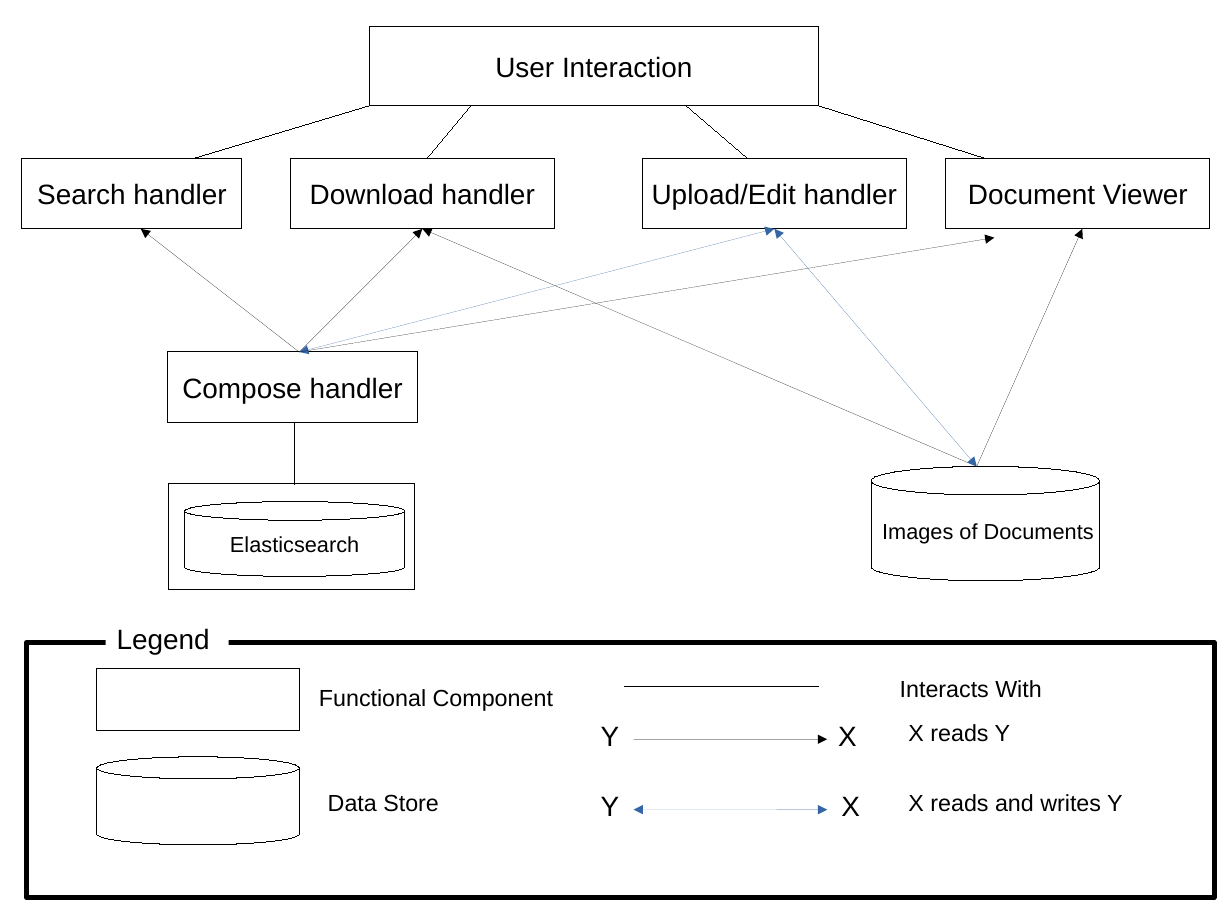
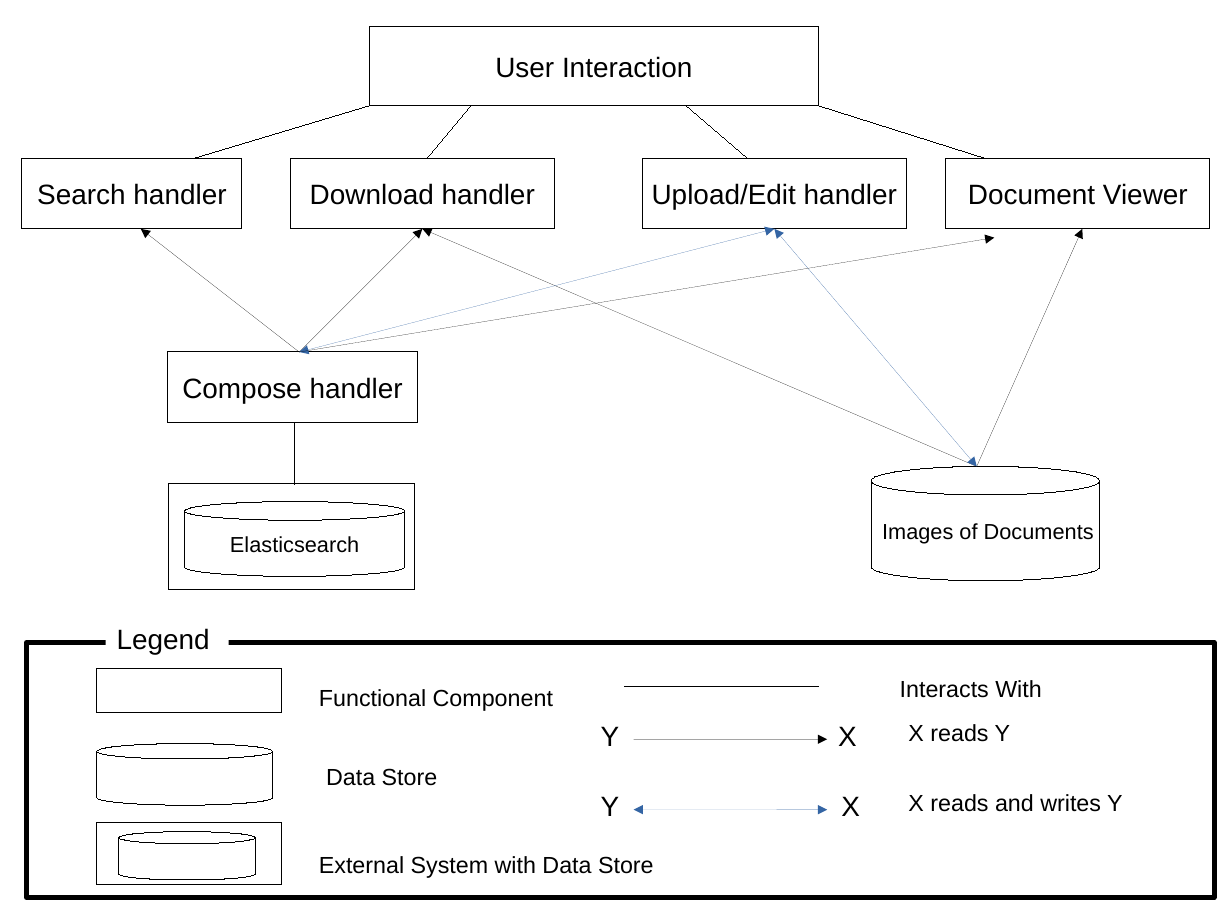
Before and after one commit to rst0git/LACR-Demo, a slide deck: slide 1 of coursework/Diagrams/Architectural-Diagrams/Architectual-Diagram-rst0git.odp. Drawn at 1232x924 pixels with LibreOffice and Linux fonts; fonts in the diff are those of the drawing. Boxes give left, top, right and bottom in pixels: in the first picture for what was removed or moved away, otherwise in the second. Text is boxed around its words. In the diff, an @@ line names an element or a change of style, - is before the commit and + after.

```diff
--- a/coursework/Diagrams/Architectural-Diagrams/Architectual-Diagram-rst0git.odp
+++ b/coursework/Diagrams/Architectural-Diagrams/Architectual-Diagram-rst0git.odp
@@ rectangle resized from (x1=97, y1=669, x2=300, y2=730) to (x1=97, y1=669, x2=282, y2=712) @@
@@ cylinder resized from (x1=97, y1=757, x2=300, y2=845) to (x1=97, y1=743, x2=273, y2=805) @@
@@ text "Data Store" moved from (x1=328, y1=794, x2=439, y2=812) to (x1=326, y1=768, x2=438, y2=786) @@
@@ rectangle added at (x1=97, y1=823, x2=282, y2=884), outline #000000 0 pt @@
@@ cylinder added at (x1=119, y1=832, x2=255, y2=880), fill #FFFFFF, outline #000000 0 pt @@
@@ text added at (x1=319, y1=856, x2=654, y2=878), 15 pt, text #000000 @@
+External System with Data Store
```
Also in this commit, not shown: 1 other file.
